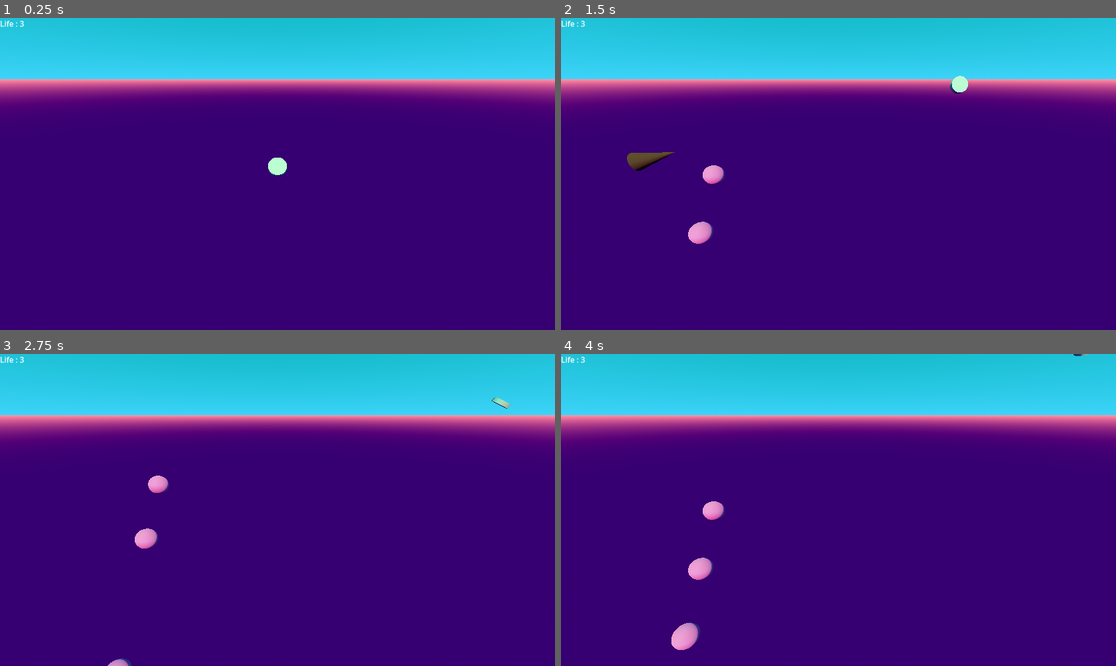
Above: before the commit, frames 1-4 (two rows, left to right).
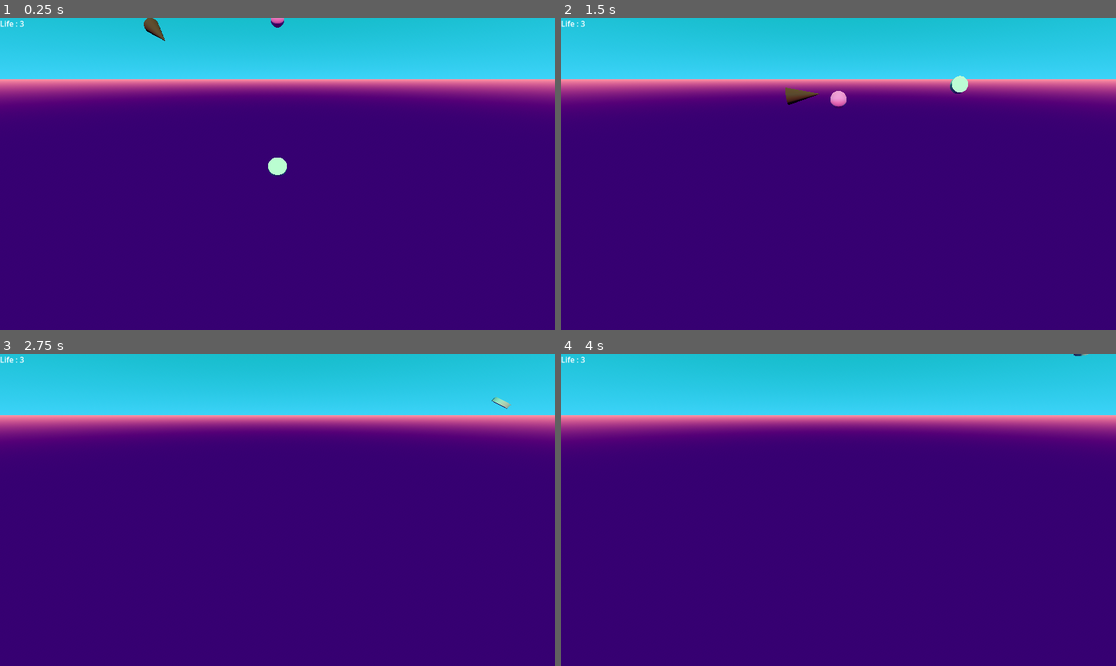
Above: after the commit, the same moments.

Repository: raffaelelauro/Sekiroguelite
Game: Godot game, scene res://main.tscn
The game is run twice, just before and just after one commit, with the same random seed, the same clock (stepped at 60 frames per second) and the same inputs.
Inputs:
- Up to frame 1 (0.25 s): no input
- Up to frame 2 (1.5 s): hold D (Right) 0.53-1.28 s; hold W (Front) 0.53-1.28 s; hold S (Back) from 1.28 s (still down); tap Space (Parry) at 1.35 s
- Up to frame 3 (2.75 s): release S (Back) at 2.03 s; hold D (Right) from 2.03 s (still down); hold W (Front) from 2.03 s (still down)
- Up to frame 4 (4 s): release W (Front) at 2.78 s; tap Space (Parry) at 2.85 s; release D (Right) at 3.53 s; hold A (Left) from 3.53 s (still down); hold W (Front) from 3.53 s (still down)

The runs differ from the first frame. In frame 1, 0.2% of the frame differs, in the area x 25-52%, y 0-8%; in frame 2, 1.0%, in the area x 11-52%, y 22-73%; in frame 3, 0.5%; in frame 4, 0.8%.

Commit message:
Fixed the spawning error with enemy spawn area + fixed an issue with the collision between player and enemy / oobject where the player collided with it

Diff:
--- a/enemies/enemy.gd
+++ b/enemies/enemy.gd
@@ -7,9 +7,9 @@
 var stop: bool = false
 
 func _physics_process(delta: float) -> void:
-	if !stop and target != null and !position.is_equal_approx(target.position):
-		look_at(target.position)
-		apply_force((target.position-position).normalized() * delta * speed)
+	if !stop and target != null and !global_position.is_equal_approx(target.global_position):
+		look_at(target.global_position)
+		apply_force((target.global_position-global_position).normalized() * delta * speed)
 
 func is_parried(parried_by: RigidBody3D) -> void:
 	super.is_parried(parried_by)
@@ -19,6 +19,6 @@
 func _on_body_entered(body: Node) -> void:
 	print("HIT")
 	if body is AbstractParriable:
-		var body_parriable_object: ParriableObject = body as AbstractParriable
+		var body_parriable_object: AbstractParriable = body as AbstractParriable
 		body_parriable_object.collision_hit()
 		self.destroy_self()
--- a/enemies/enemy.tscn
+++ b/enemies/enemy.tscn
@@ -14,19 +14,19 @@
 
 [node name="Enemy" type="RigidBody3D"]
 collision_layer = 4
-collision_mask = 11
+collision_mask = 15
+axis_lock_linear_y = true
 gravity_scale = 0.0
 contact_monitor = true
 max_contacts_reported = 1
 script = ExtResource("1_7k104")
 
 [node name="CollisionShape3D" type="CollisionShape3D" parent="."]
-transform = Transform3D(1.91069e-15, -4.37114e-08, 1, -1, -4.37114e-08, 0, 4.37114e-08, -1, -4.37114e-08, -1.37665e-09, -1.37665e-09, -0.0314941)
+transform = Transform3D(1.91069e-15, -4.37114e-08, 1, -1, -4.37114e-08, 0, 4.37114e-08, -1, -4.37114e-08, 0, 0, 0)
 shape = SubResource("CylinderShape3D_4gyqm")
 
-[node name="MeshInstance3D" type="MeshInstance3D" parent="CollisionShape3D"]
-transform = Transform3D(1.91069e-15, 0, -1, -4.37114e-08, 1, 0, 1, 4.37114e-08, 1.91069e-15, 1.11022e-15, -0.0314941, -1.11022e-15)
+[node name="MeshInstance3D" type="MeshInstance3D" parent="."]
+transform = Transform3D(1, 0, 0, -3.59989e-21, -4.37114e-08, 1, 0, -1, -4.37114e-08, 0, 0, 0)
 mesh = SubResource("CylinderMesh_7k104")
-skeleton = NodePath("../..")
 
 [connection signal="body_entered" from="." to="." method="_on_body_entered"]
--- a/main.tscn
+++ b/main.tscn
@@ -1,9 +1,8 @@
-[gd_scene load_steps=10 format=3 uid="uid://cn22cb6mfk2qp"]
+[gd_scene load_steps=9 format=3 uid="uid://cn22cb6mfk2qp"]
 
 [ext_resource type="Script" uid="uid://cl5xdo0vrlgh5" path="res://level.gd" id="1_h2yge"]
 [ext_resource type="PackedScene" uid="uid://durulyhj2ovs7" path="res://player/player.tscn" id="1_ig7tw"]
-[ext_resource type="PackedScene" uid="uid://c6bc25sbv2i6i" path="res://objects/parriable_object.tscn" id="2_0xm2m"]
-[ext_resource type="PackedScene" uid="uid://vt2vl6afoo8j" path="res://spawn/parriable_spawn_area.tscn" id="3_h2yge"]
+[ext_resource type="PackedScene" uid="uid://c6bc25sbv2i6i" path="res://objects/parriable_object.tscn" id="4_1bvp3"]
 [ext_resource type="PackedScene" uid="uid://cilyqpkqti672" path="res://enemies/enemy.tscn" id="6_7mycd"]
 
 [sub_resource type="ProceduralSkyMaterial" id="ProceduralSkyMaterial_ig7tw"]
@@ -42,10 +41,9 @@
 
 [node name="Player" parent="." instance=ExtResource("1_ig7tw")]
 
-[node name="RocksSpawnArea" parent="." instance=ExtResource("3_h2yge")]
-transform = Transform3D(1, 0, 0, 0, 1, 0, 0, 0, 1, 2.45118, 0, -6.50422)
-wait_time = 0.5
-object_type = ExtResource("2_0xm2m")
+[node name="Enemy" parent="." node_paths=PackedStringArray("target") instance=ExtResource("6_7mycd")]
+transform = Transform3D(1, 0, 0, 0, 1, 0, 0, 0, 1, 10.2493, 0, -8.48581)
+target = NodePath("../Player")
 
 [node name="PlayerLife" type="Label" parent="."]
 offset_right = 162.0
@@ -63,9 +61,8 @@
 horizontal_alignment = 1
 vertical_alignment = 1
 
-[node name="Enemy" parent="." node_paths=PackedStringArray("target") instance=ExtResource("6_7mycd")]
-transform = Transform3D(-1, 0, 8.74228e-08, 0, 1, 0, -8.74228e-08, 0, -1, 0.0339434, 0, -18.5917)
-target = NodePath("../Player")
+[node name="ParriableObject" parent="." instance=ExtResource("4_1bvp3")]
+transform = Transform3D(1, 0, 0, 0, 1, 0, 0, 0, 1, 12.9838, 0, 0)
 
 [connection signal="dead" from="Player" to="." method="_on_player_dead"]
 [connection signal="life_changed" from="Player" to="." method="_on_player_life_changed"]
--- a/objects/parriable_object.tscn
+++ b/objects/parriable_object.tscn
@@ -13,12 +13,12 @@
 [node name="ParriableObject" type="RigidBody3D"]
 collision_layer = 8
 collision_mask = 7
+axis_lock_linear_y = true
 gravity_scale = 0.0
 script = ExtResource("1_vujbw")
 
 [node name="CollisionShape3D" type="CollisionShape3D" parent="."]
 shape = SubResource("SphereShape3D_wg4se")
 
-[node name="MeshInstance3D" type="MeshInstance3D" parent="CollisionShape3D"]
+[node name="MeshInstance3D" type="MeshInstance3D" parent="."]
 mesh = SubResource("SphereMesh_qu2ox")
-skeleton = NodePath("../..")
--- a/player/player.tscn
+++ b/player/player.tscn
@@ -10,7 +10,7 @@
 
 [node name="Player" type="RigidBody3D"]
 collision_layer = 2
-collision_mask = 13
+axis_lock_linear_y = true
 gravity_scale = 0.0
 contact_monitor = true
 max_contacts_reported = 1
--- a/spawn/enemies_spawn_area.tscn
+++ b/spawn/enemies_spawn_area.tscn
@@ -1,7 +1,9 @@
-[gd_scene load_steps=3 format=3 uid="uid://vslhntkspogu"]
+[gd_scene load_steps=4 format=3 uid="uid://vslhntkspogu"]
 
 [ext_resource type="Script" uid="uid://ccfp1fryf8p0k" path="res://spawn/enemies_spawn_area.gd" id="1_7tkge"]
 [ext_resource type="PackedScene" uid="uid://cilyqpkqti672" path="res://enemies/enemy.tscn" id="2_pa71f"]
+
+[sub_resource type="PrismMesh" id="PrismMesh_7tkge"]
 
 [node name="EnemiesSpawnArea" type="Node3D"]
 script = ExtResource("1_7tkge")
@@ -9,3 +11,9 @@
 metadata/_custom_type_script = "uid://dnmatd3lk5uqp"
 
 [node name="Timer" type="Timer" parent="."]
+
+[node name="MeshInstance3D" type="MeshInstance3D" parent="."]
+transform = Transform3D(-8.56247e-08, 0, 1.85295, 0, 1.99622, 0, -1.95886, 0, -8.09949e-08, 0, 0.469019, 0)
+mesh = SubResource("PrismMesh_7tkge")
+
+[connection signal="timeout" from="Timer" to="." method="_on_timer_timeout"]
--- a/spawn/parriable_spawn_area.gd
+++ b/spawn/parriable_spawn_area.gd
@@ -12,9 +12,12 @@
 
 func _ready() -> void:
 	if timer != null :
+		print("Spawn timer started")
 		timer.wait_time = wait_time
 		timer.one_shot = one_shot
 		timer.start()
+	else:
+		print("No timer defined")
 
 func spawn() -> void :
 	if object_type != null:
